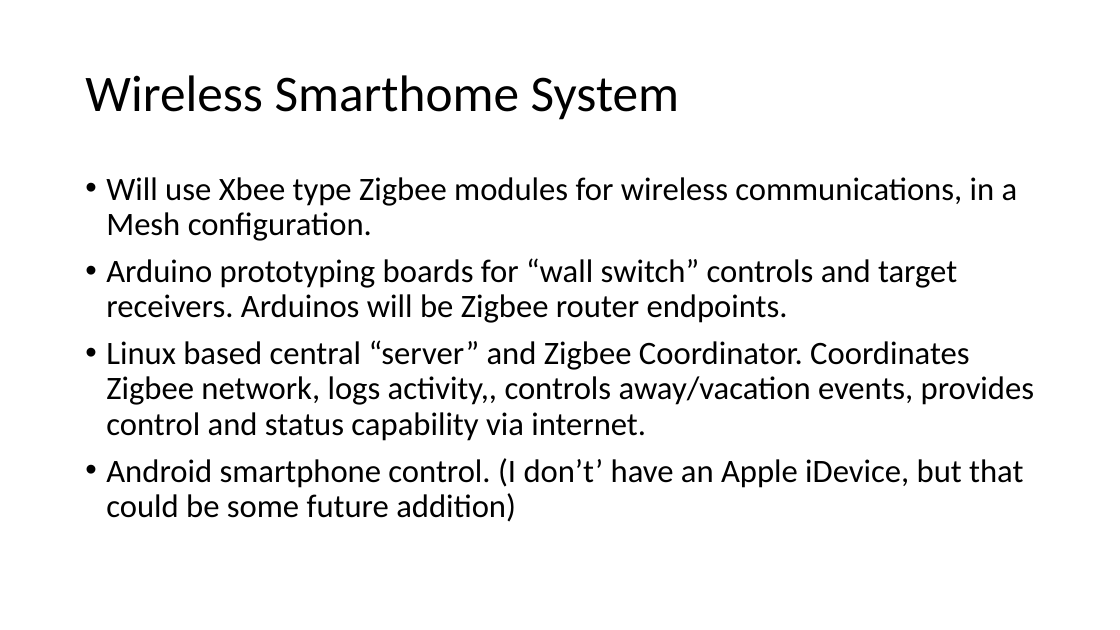
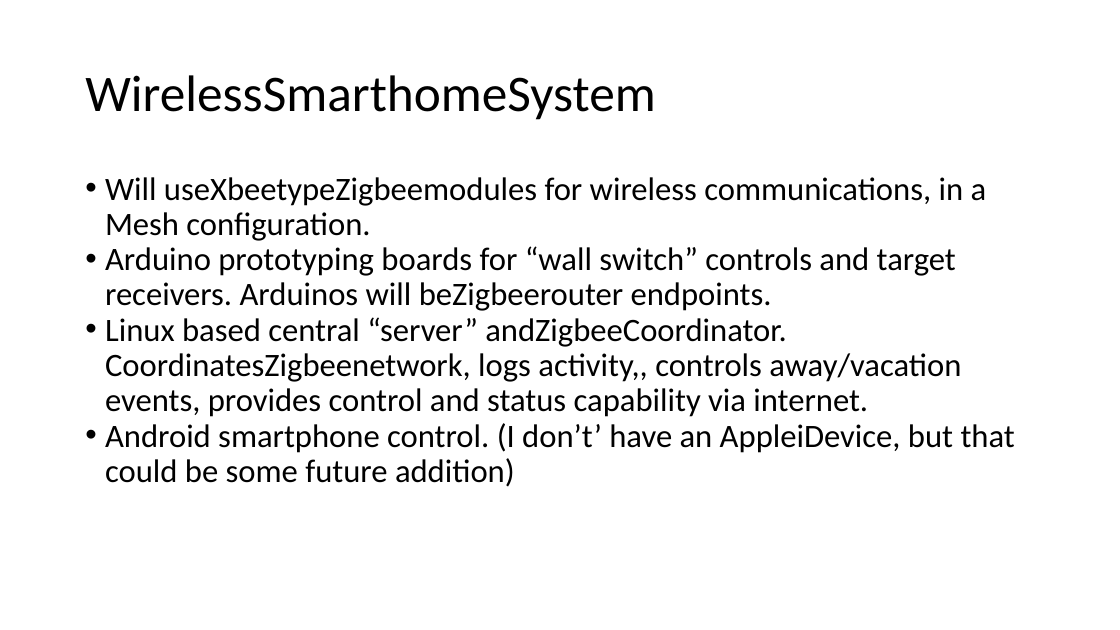
Before and after one commit to amigabill/jhu_EN525.743, a slide deck: slide 2 of Docs/pdr_wtoner_2015fall.pptx. Drawn at 1120x630 pixels with LibreOffice and Linux fonts; fonts in the diff are those of the drawing. Boxes give left, top, right and bottom in pixels: in the first picture for what was removed or moved away, otherwise in the second. Text is boxed around its words. In the diff, an @@ line names an element or a change of style, - is before the commit and + after.

```diff
--- a/Docs/pdr_wtoner_2015fall.pptx
+++ b/Docs/pdr_wtoner_2015fall.pptx
@@ text at (85,75,656,120): spaces changed @@
-Wireless Smarthome System
+WirelessSmarthomeSystem
@@ text at (105,177,1015,487): text changed @@
-• Will use Xbee type Zigbee modules for wireless communications, in a Mesh configuration.
-• Arduino prototyping boards for “wall switch” controls and target receivers. Arduinos will be Zigbee router endpoints.
-• Linux based central “server” and Zigbee Coordinator. Coordinates Zigbee network, logs activity,, controls away/vacation events, provides control and status capability via internet.
-• Android smartphone control. (I don’t’ have an Apple iDevice, but that could be some future addition)
+• Will useXbeetypeZigbeemodules for wireless communications, in a Mesh configuration.
+• Arduino prototyping boards for “wall switch” controls and target receivers. Arduinos will beZigbeerouter endpoints.
+• Linux based central “server” andZigbeeCoordinator. CoordinatesZigbeenetwork, logs activity,, controls away/vacation events, provides control and status capability via internet.
+• Android smartphone control. (I don’t’ have an AppleiDevice, but that could be some future addition)
```
Also in this commit, not shown: 6 other slides changed, 5 slides added.
